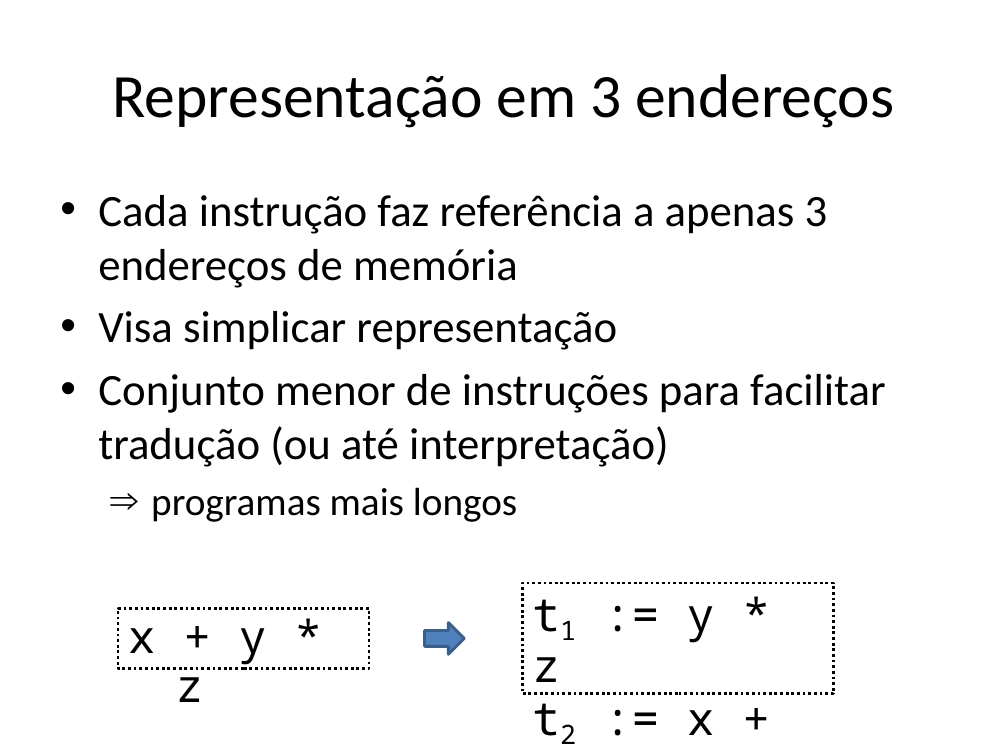
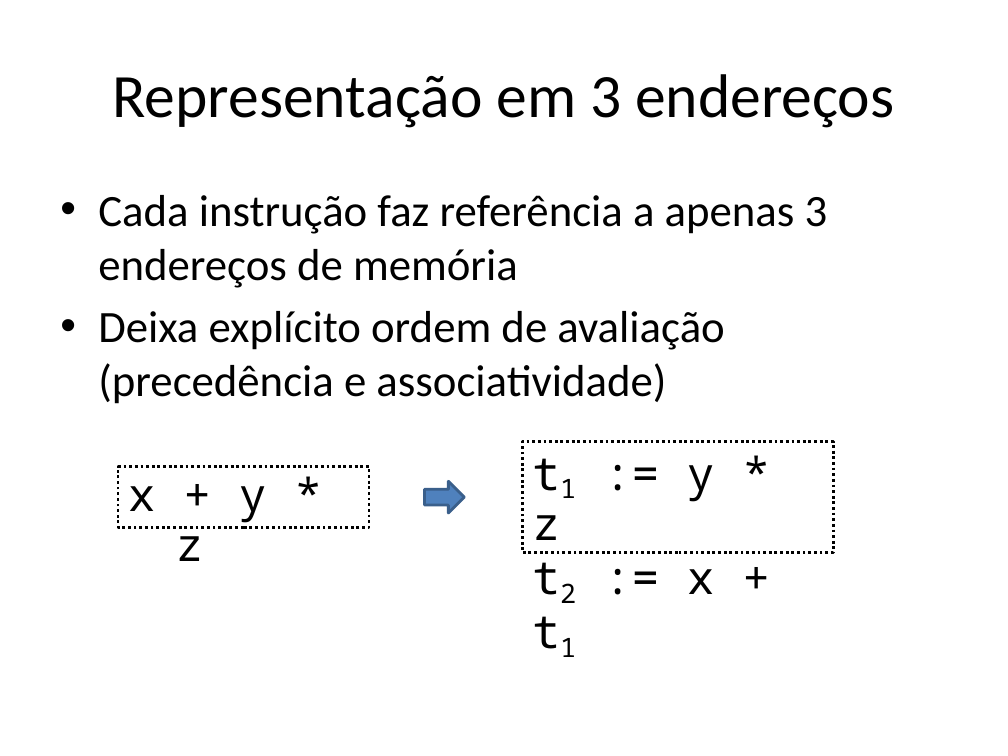
Before and after one commit to damorim/compilers-cin, a slide deck: slide 36 of slides-aulas/representacoes-intermediarias.pptx (slide 33 before the commit). Drawn at 1008x756 pixels with LibreOffice and Linux fonts; fonts in the diff are those of the drawing. Boxes give left, top, right and bottom in pixels: in the first picture for what was removed or moved away, otherwise in the second. Text is boxed around its words. In the diff, an @@ line names an element or a change of style, - is before the commit and + after.

```diff
--- a/slides-aulas/representacoes-intermediarias.pptx
+++ b/slides-aulas/representacoes-intermediarias.pptx
@@ text at box(98, 311, 724, 404): text changed @@
-• Visa simplicar representação
-• Conjunto menor de instruções para facilitar tradução (ou até interpretação)
-  ⇒ programas mais longos
+• Deixa explícito ordem de avaliação (precedência e associatividade)
@@ 2 rectangles, 1 right arrow: place and size @@
-2 rectangles, 1 right arrow at box(118, 583, 833, 694)
+2 rectangles, 1 right arrow at box(118, 442, 833, 552)
```
Also in this commit, not shown: 11 other slides changed, 14 slides added, 1 slide removed.
